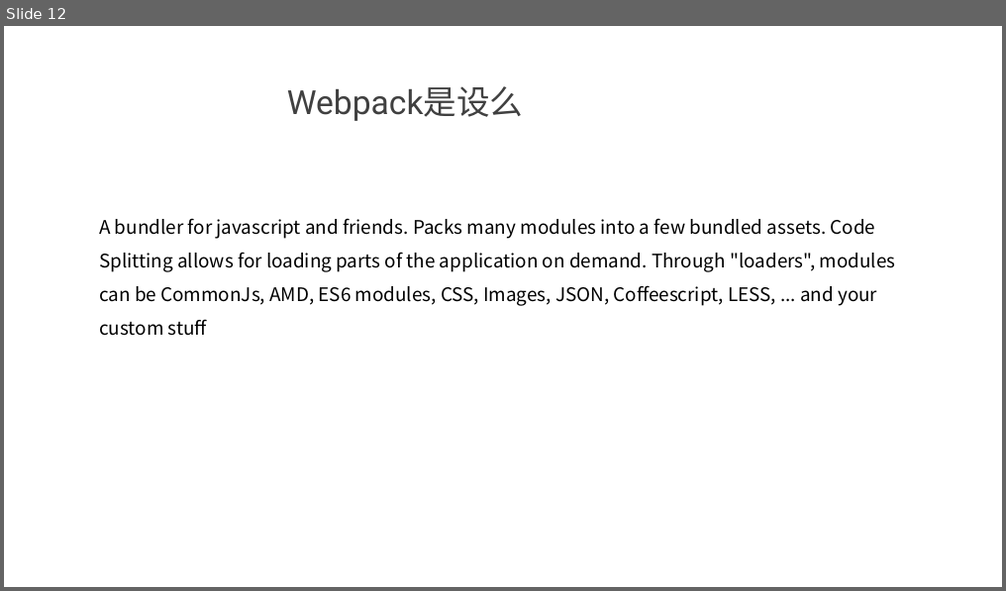
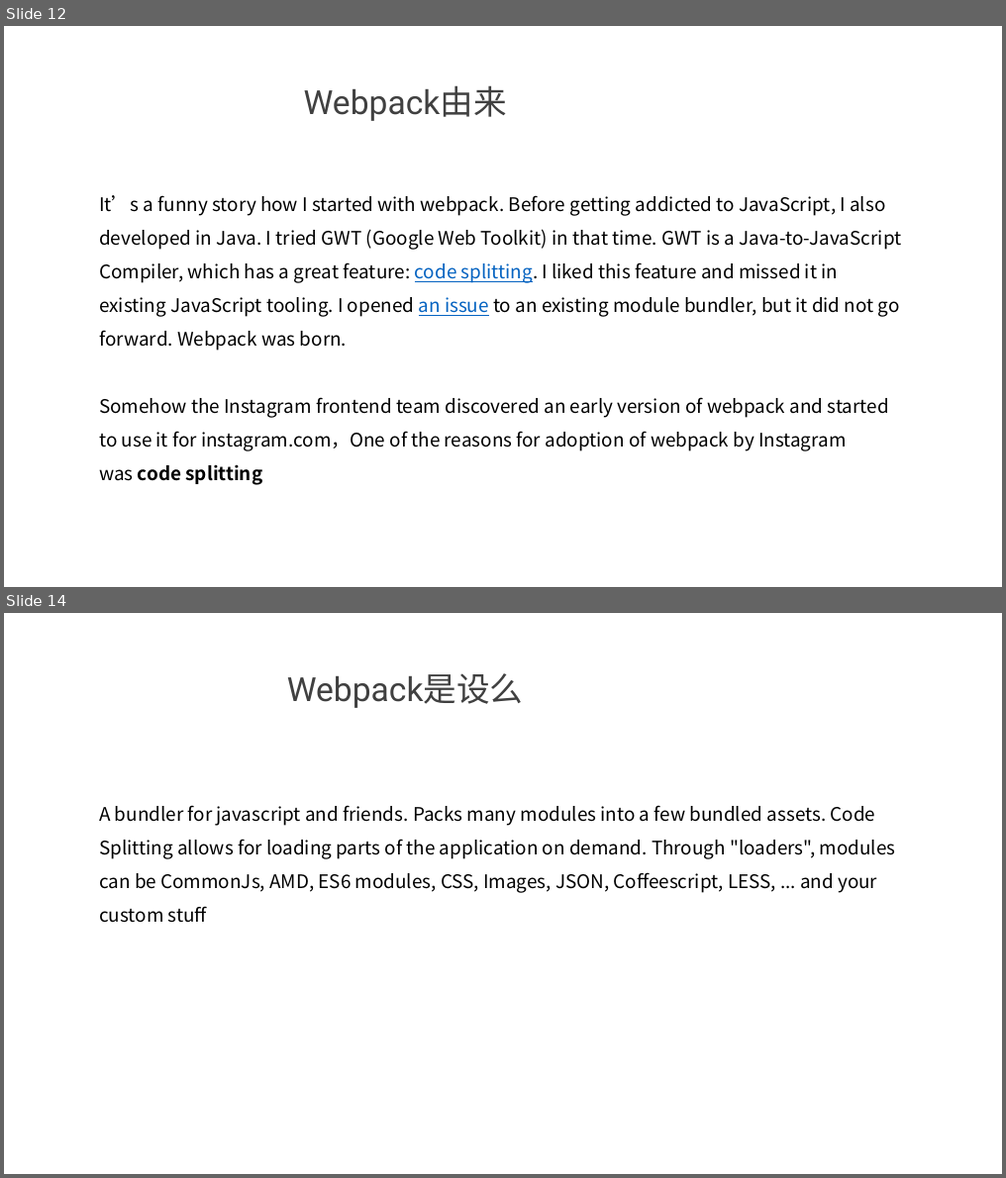
Before and after one commit to cjhyy06/webpack-learning, a slide deck: webpack.pptx. Shown one above the other, each under a label of ours: slide 12 before the commit, slides 12 and 14 after it; the slides between them are not shown. The pictures are 1006x591 and 1006x1178 pixels, drawn with LibreOffice and Linux fonts; fonts in the diff are those of the drawing; background and template pictures are left out. Boxes give left, top, right and bottom in pixels: in the first picture for what was removed or moved away, otherwise in the second. Text is boxed around its words. In the diff, an @@ line names an element or a change of style, - is before the commit and + after.

```diff
--- a/webpack.pptx
+++ b/webpack.pptx
@@ slide 12 added at (x1=4, y1=26, x2=1002, y2=587), background picture (left out) @@
@@ rectangle added at (x1=4, y1=26, x2=1002, y2=587), fill #FFFFFF at 90% opacity @@
@@ text added at (x1=304, y1=85, x2=507, y2=121), 32 pt, text #404040 @@
+Webpack由来
@@ text added at (x1=99, y1=195, x2=901, y2=485), 18 pt, text #000000 @@
+It’s a funny story how I started with webpack. Before getting addicted to JavaScript, I also developed in Java. I tried GWT (Google Web Toolkit) in that time. GWT is a Java-to-JavaScript Compiler, which has a great feature: code splitting. I liked this feature and missed it in existing JavaScript tooling. I opened an issue to an existing module bundler, but it did not go forward. Webpack was born.
+Somehow the Instagram frontend team discovered an early version of webpack and started to use it for instagram.com，One of the reasons for adoption of webpack by Instagram was code splitting
@@ what was slide 12 is now slide 14 @@
```
Also in this commit, not shown: 1 slide changed, 2 other slides added, 21 other files.
